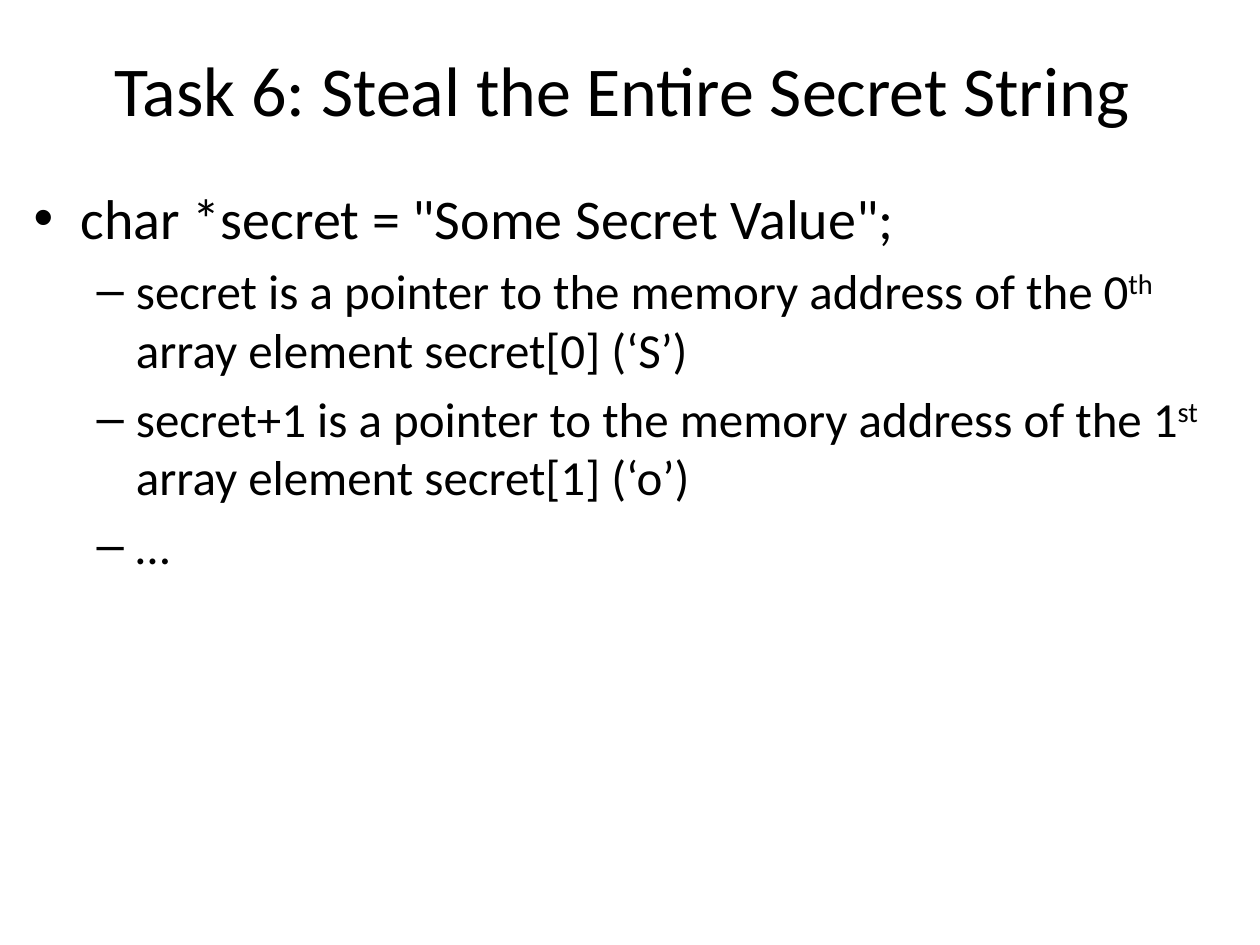
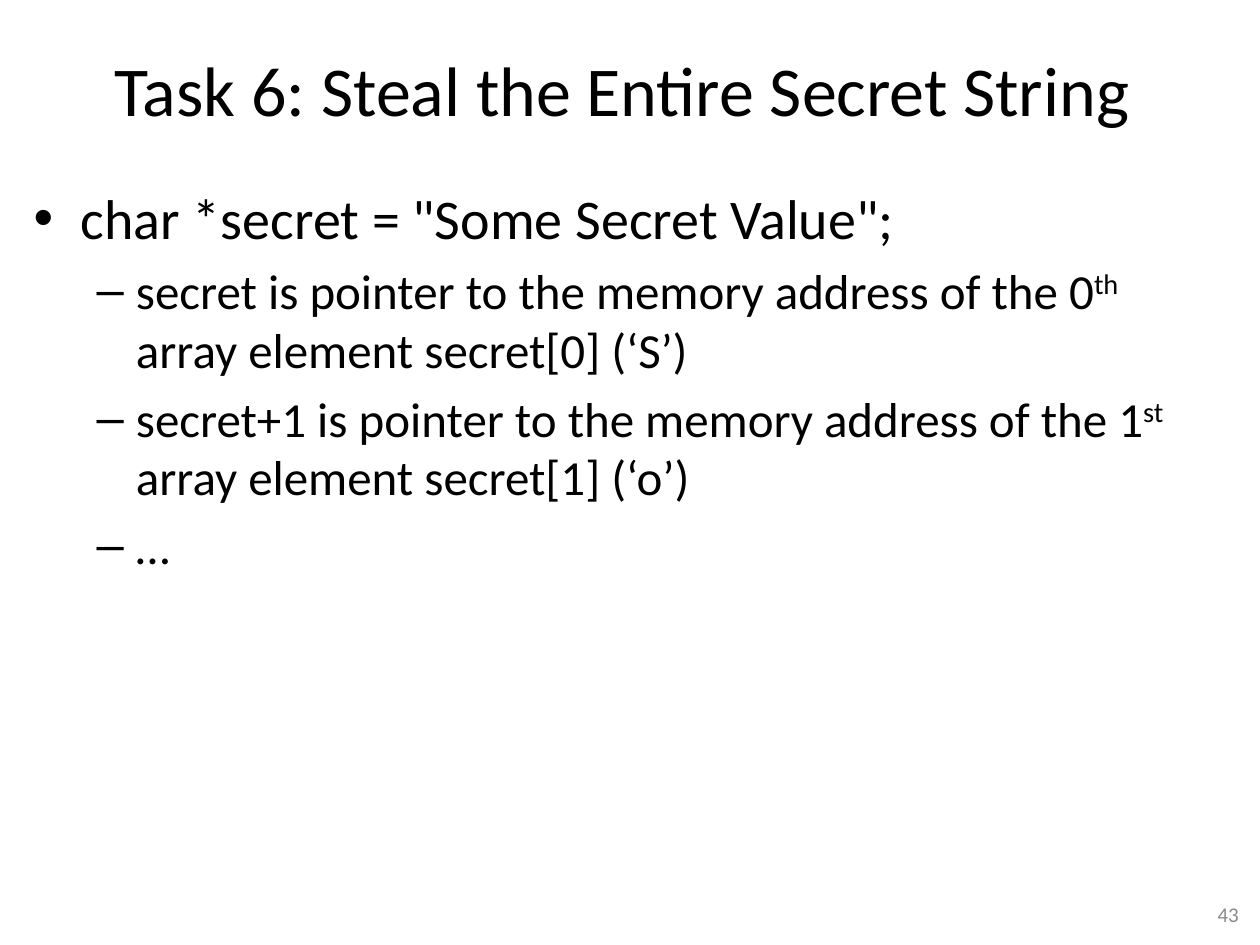
Before and after one commit to gulaoshi/gu.github.io, a slide deck: slide 43 of InfoSec/PPTs/Labs/Lab5-6-Meltdown&Spectre.pptx (slide 44 before the commit). Drawn at 1260x945 pixels with LibreOffice and Linux fonts; fonts in the diff are those of the drawing. Boxes give left, top, right and bottom in pixels: in the first picture for what was removed or moved away, otherwise in the second. Text is boxed around its words. In the diff, an @@ line names an element or a change of style, - is before the commit and + after.

```diff
--- a/InfoSec/PPTs/Labs/Lab5-6-Meltdown&Spectre.pptx
+++ b/InfoSec/PPTs/Labs/Lab5-6-Meltdown&Spectre.pptx
@@ text at [136,275,1107,503]: text changed @@
-  – secret is a pointer to the memory address of the 0th array element secret[0] (‘S’)
-  – secret+1 is a pointer to the memory address of the 1st array element secret[1] (‘o’)
+  – secret is pointer to the memory address of the 0th array element secret[0] (‘S’)
+  – secret+1 is pointer to the memory address of the 1st array element secret[1] (‘o’)
@@ page number added at [1218,908,1239,922], 12 pt, text #8C8C8C @@
+43
```
Also in this commit, not shown: 44 other slides changed, 1 slide removed.
